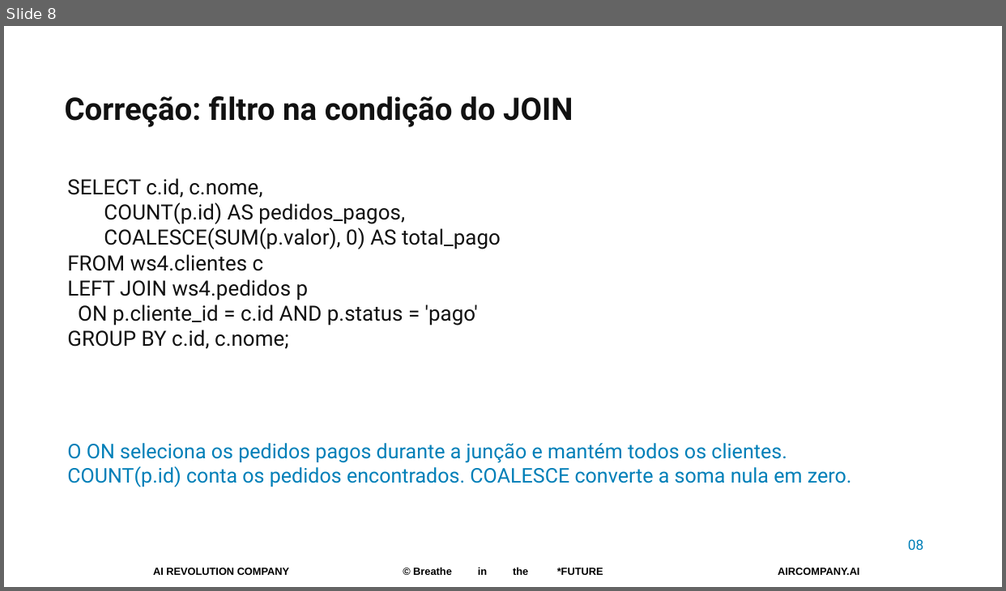
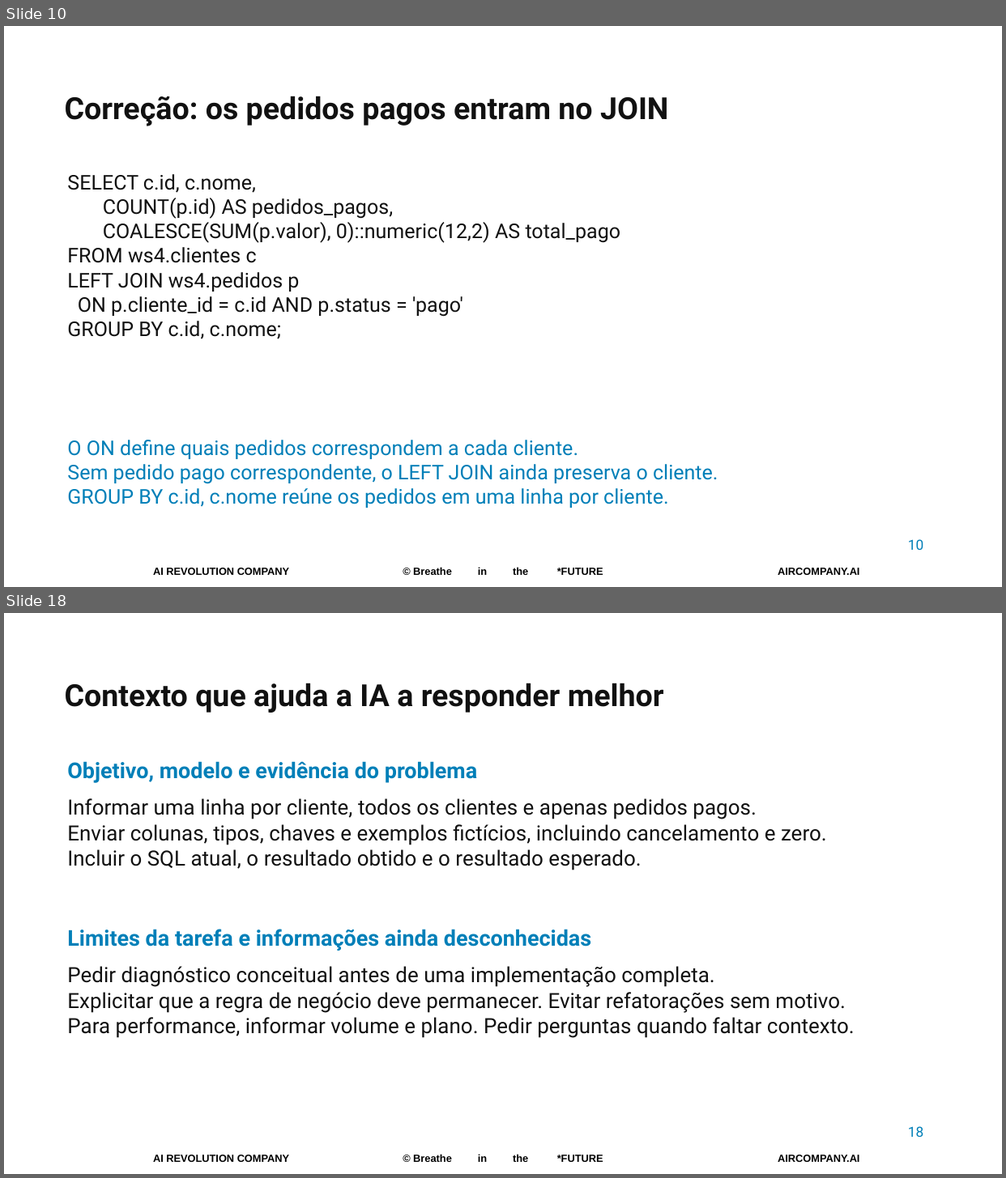
Before and after one commit to pedropalmieri/workshop4-pr-sql-ia, a slide deck: materiais/Workshop4-19nov2026.pptx. Shown one above the other, each under a label of ours: slide 8 before the commit, slides 10 and 18 after it; the slides between them are not shown. The pictures are 1006x591 and 1006x1178 pixels, drawn with LibreOffice and Linux fonts; fonts in the diff are those of the drawing; background and template pictures are left out. Boxes give left, top, right and bottom in pixels: in the first picture for what was removed or moved away, otherwise in the second. Text is boxed around its words. In the diff, an @@ line names an element or a change of style, - is before the commit and + after.

Commit message:
Amplia teoria do caso, SQL, performance e contexto para IA

```diff
--- a/materiais/Workshop4-19nov2026.pptx
+++ b/materiais/Workshop4-19nov2026.pptx
@@ slide 18 added at (4, 613, 1002, 1174), background #FFFFFF; not listed: 3 template elements that a slide beside it also shows @@
@@ text added at (65, 683, 664, 713), 29.2 pt, text #111111, bold @@
+Contexto que ajuda a IA a responder melhor
@@ text added at (67, 761, 477, 783), 21 pt, text #007FB8, bold @@
+Objetivo, modelo e evidência do problema
@@ text added at (67, 798, 827, 871), 20.2 pt, text #111111 @@
+Informar uma linha por cliente, todos os clientes e apenas pedidos pagos.
+Enviar colunas, tipos, chaves e exemplos fictícios, incluindo cancelamento e zero.
+Incluir o SQL atual, o resultado obtido e o resultado esperado.
@@ text added at (67, 929, 591, 951), 21 pt, text #007FB8, bold @@
+Limites da tarefa e informações ainda desconhecidas
@@ text added at (67, 966, 854, 1038), 20.2 pt, text #111111 @@
+Pedir diagnóstico conceitual antes de uma implementação completa.
+Explicitar que a regra de negócio deve permanecer. Evitar refatorações sem motivo.
+Para performance, informar volume e plano. Pedir perguntas quando faltar contexto.
@@ text added at (908, 1127, 923, 1137), 13.5 pt, text #007FB8 @@
+18
@@ what was slide 8 is now slide 10 @@
@@ slide 10 changed as well @@
@@ text at (65, 96, 668, 126): text changed; size 30 to 29.2 pt @@
-Correção: filtro na condição do JOIN
+Correção: os pedidos pagos entram no JOIN
@@ text at (67, 174, 463, 339): size 20.2 to 19.5 pt in "SELECT c.id, c.nome,", "COUNT(p.id) AS pedidos_pagos,", "FROM ws4.clientes c", "LEFT JOIN ws4.pedidos p" and 2 more places @@
@@ text at (103, 222, 621, 243): text changed; size 20.2 to 19.5 pt @@
-COALESCE(SUM(p.valor), 0) AS total_pago
+COALESCE(SUM(p.valor), 0)::numeric(12,2) AS total_pago
@@ text removed at (67, 443, 852, 488) @@
-O ON seleciona os pedidos pagos durante a junção e mantém todos os clientes.
-COUNT(p.id) conta os pedidos encontrados. COALESCE converte a soma nula em zero.
@@ text added at (67, 440, 718, 508), 19.5 pt, text #007FB8 @@
+O ON define quais pedidos correspondem a cada cliente.
+Sem pedido pago correspondente, o LEFT JOIN ainda preserva o cliente.
+GROUP BY c.id, c.nome reúne os pedidos em uma linha por cliente.
@@ text at (908, 540, 923, 550): text changed @@
-08
+10
```
Also in this commit, not shown: 2 other slides changed, 19 other slides added, 11 slides removed.
